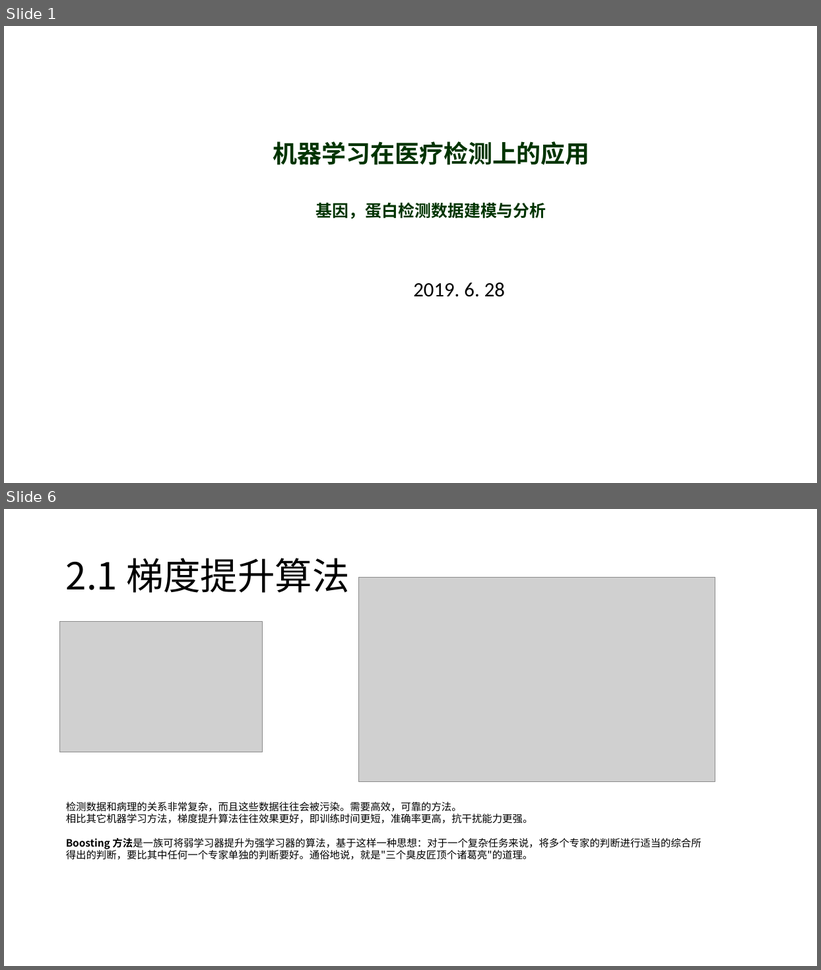
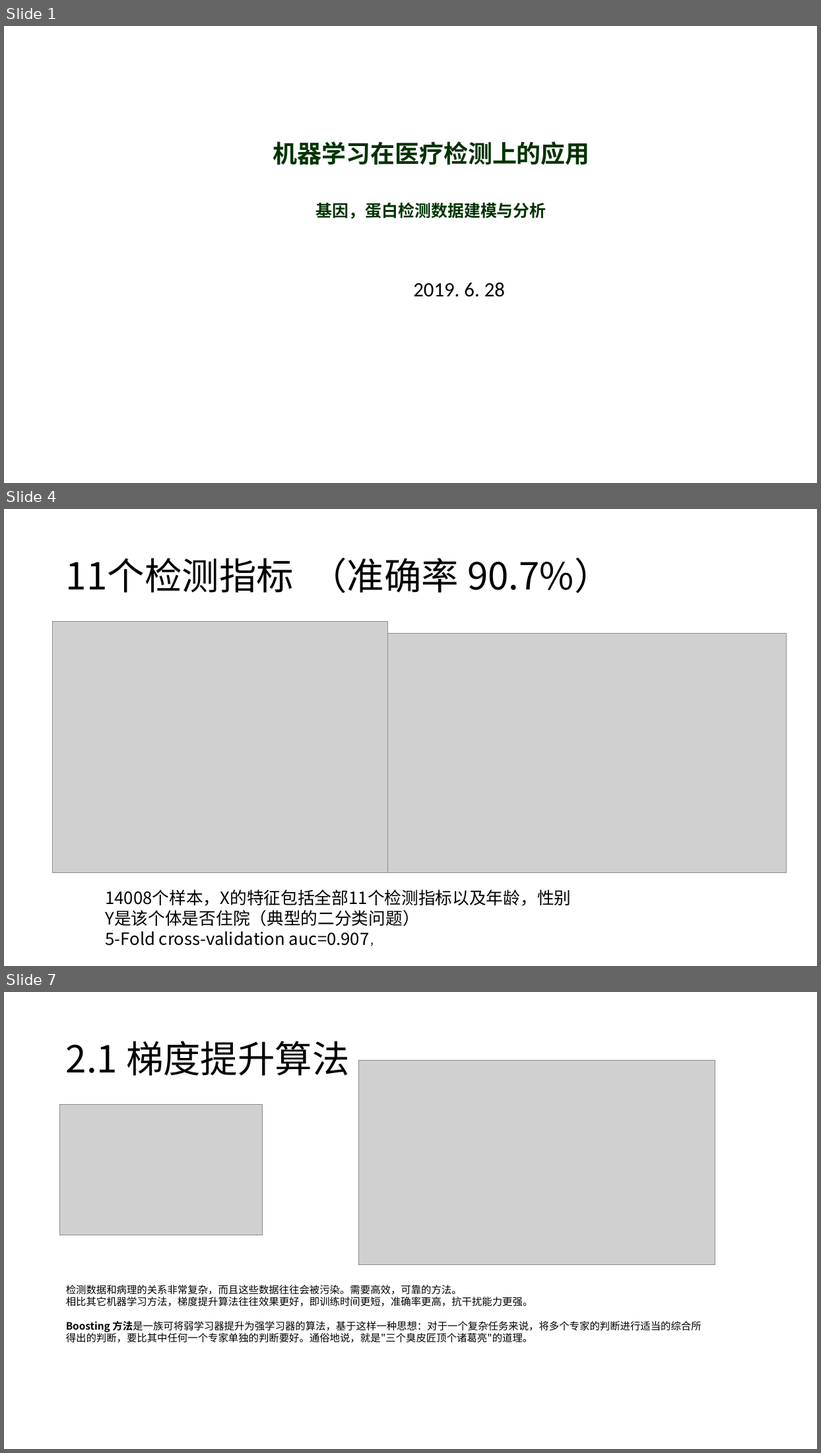
Before and after one commit to closest-git/POCTx, a slide deck: 机器学习在医疗检测上的应用.pptx. Shown one above the other, each under a label of ours: slides 1 and 6 before the commit, slides 1, 4 and 7 after it; the slides between them are not shown. The pictures are 821x970 and 821x1453 pixels, drawn with LibreOffice and Linux fonts; fonts in the diff are those of the drawing; grey boxes stand for pictures; background and template pictures are left out. Boxes give left, top, right and bottom in pixels: in the first picture for what was removed or moved away, otherwise in the second. Text is boxed around its words. In the diff, an @@ line names an element or a change of style, - is before the commit and + after.

```diff
--- a/机器学习在医疗检测上的应用.pptx
+++ b/机器学习在医疗检测上的应用.pptx
@@ slide 4 added at (4, 509, 817, 966), background #FFFFFF @@
@@ title added at (66, 558, 611, 593), 44 pt, text #000000 @@
+11个检测指标 （准确率 90.7%）
@@ picture added at (53, 622, 387, 873) @@
@@ picture added at (387, 634, 787, 873) @@
@@ text added at (105, 890, 571, 946), 20 pt, text #000000 @@
+14008个样本，X的特征包括全部11个检测指标以及年龄，性别
+Y是该个体是否住院（典型的二分类问题）
+5-Fold cross-validation auc=0.907，
@@ what was slide 6 is now slide 7 @@
```
Also in this commit, not shown: 4 other slides added, 4 slides removed, 2 other files.
